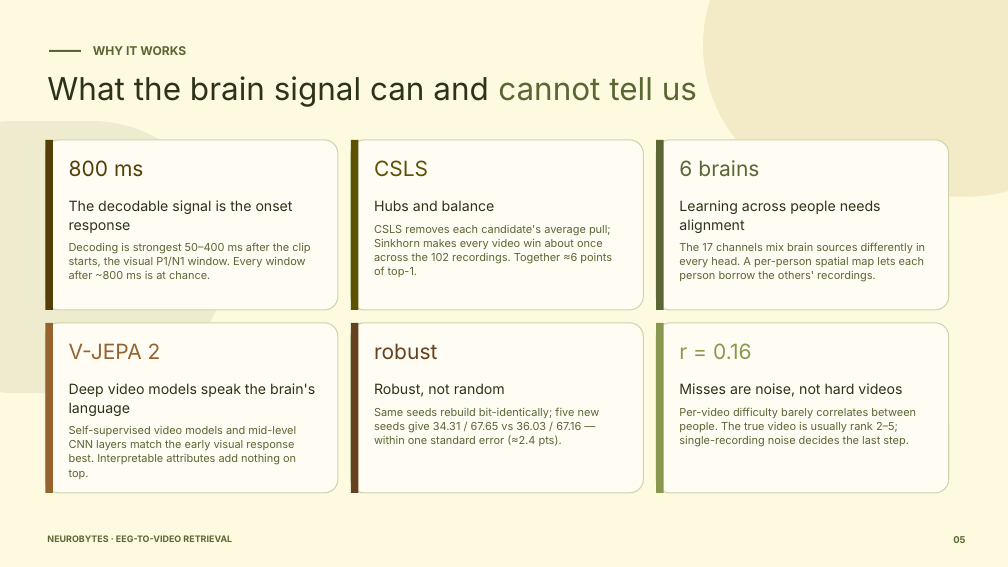
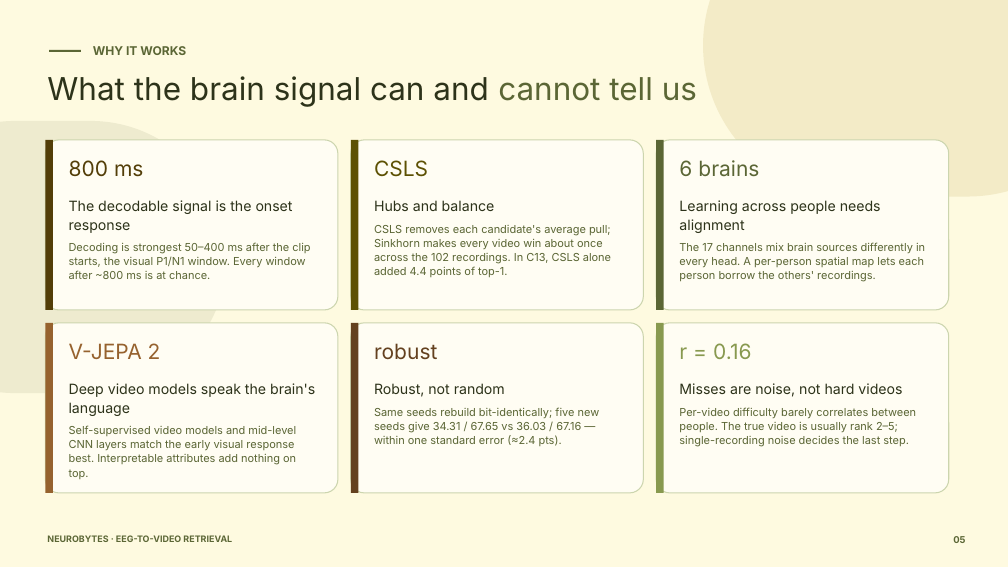
Before and after one commit to Sushruths04/NeuroBytes, a slide deck: slide 5 of neurobyte-web/presentation/NeuroBytes_overview_v2.pptx. Drawn at 1008x567 pixels with LibreOffice and Linux fonts; fonts in the diff are those of the drawing. Boxes give left, top, right and bottom in pixels: in the first picture for what was removed or moved away, otherwise in the second. Text is boxed around its words. In the diff, an @@ line names an element or a change of style, - is before the commit and + after.

Commit message:
neurobyte-web: minimal 'Why it works' page (claims, measurements, research); fix CSLS claim

```diff
--- a/neurobyte-web/presentation/NeuroBytes_overview_v2.pptx
+++ b/neurobyte-web/presentation/NeuroBytes_overview_v2.pptx
@@ text at bbox=[374, 225, 611, 277]: text changed @@
-CSLS removes each candidate's average pull; Sinkhorn makes every video win about once across the 102 recordings. Together ≈6 points of top-1.
+CSLS removes each candidate's average pull; Sinkhorn makes every video win about once across the 102 recordings. In C13, CSLS alone added 4.4 points of top-1.
```
Also in this commit, not shown: 7 other files.
